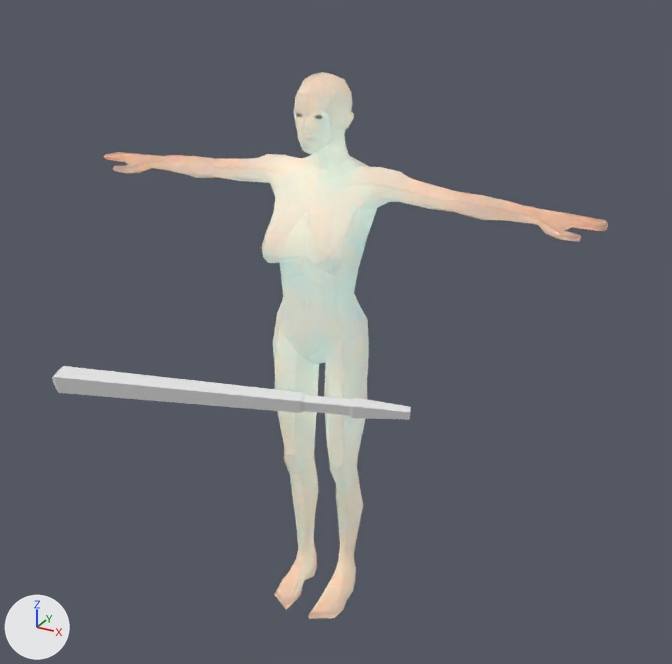
The Blender file Blender Files/human_female4_melee.blend, before and after one commit.
Before and after are seen from a 50 mm camera at (12.9, -22.6, 20.8) aimed at (-6.3, 12.2, 3.4). Arrows for +X, +Y and +Z are at lower left; the lights stay in place.

Names of what the first picture shows: 'Cube', 'female'.
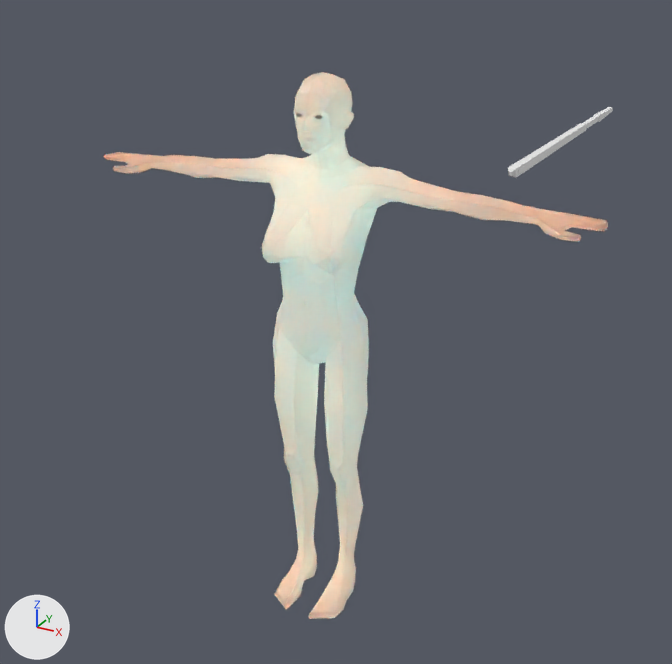
The change, as a diff of the scene's bpy script:
```diff
--- a/Blender Files/human_female4_melee.blend.py
+++ b/Blender Files/human_female4_melee.blend.py
@@ ob_cube @@
 ob_cube = bpy.data.objects.new('Cube', me_cube)
-ob_cube.location = (1.3, -2.13, 8.24)
-ob_cube.rotation_euler = (1.559, 0.168, -1.25)  # degrees (89, 9.6, -72)
+ob_cube.location = (-2.2, 39.24, 8.88)
+ob_cube.rotation_euler = (-0.103, -1.824, 1.339)  # degrees (-5.9, -105, 77)
 ob_cube.scale = (-0.21, -0.21, -5.57)
```

Location of each change, [x1, y1, x2, y2] in pixels of the pictures (672 x 664 px):
'Cube', moved, turned
    before: [52, 366, 411, 420]
    after: [508, 107, 612, 178]
